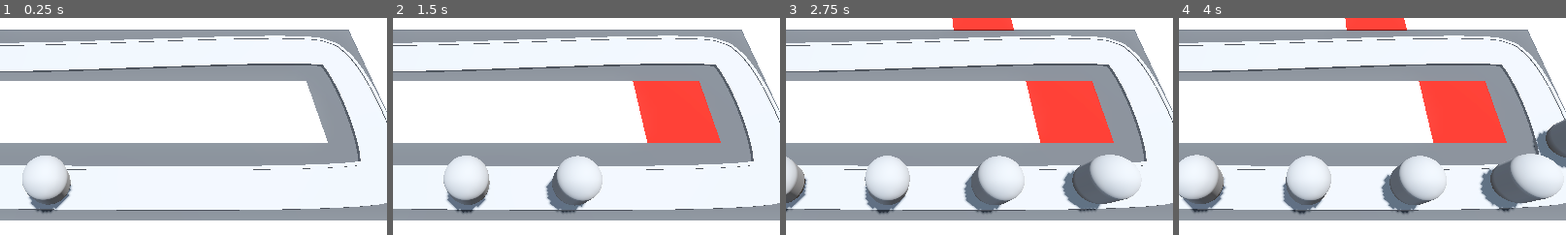
Above: before the commit, frames 1-4 (left to right).
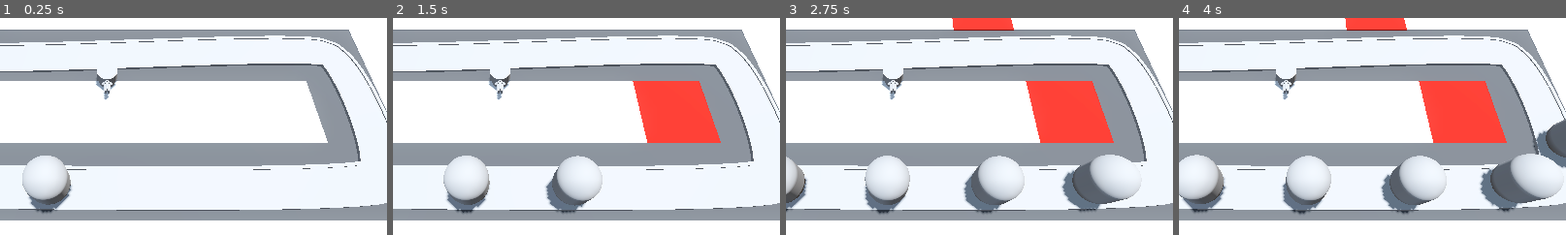
Above: after the commit, the same moments.

Repository: FabioAVSilva/Barbarian-Blaster
Game: Godot game, scene res://BaseLevel.tscn
Two runs of this game, one before a commit and one after it. Both use one fixed random seed, a clock stepped at 60 frames per second and the inputs below.
Inputs (mouse positions are % of the whole screen's width and height, from its top left):
- Up to frame 1 (0.25 s): no input
- Up to frame 2 (1.5 s): move the mouse to (72, 45) at 0.52 s; press the mouse at (72, 45) at 0.53 s; move the mouse to (30, 55) at 1.27 s; release the mouse at (30, 55) at 1.28 s; click (30, 55) at 1.35 s
- Up to frame 3 (2.75 s): move the mouse to (60, 28) at 2.02 s; press the mouse at (60, 28) at 2.03 s
- Up to frame 4 (4 s): move the mouse to (45, 70) at 2.77 s; release the mouse at (45, 70) at 2.78 s; click (45, 70) at 2.85 s; move the mouse to (80, 65) at 3.52 s; press the mouse at (80, 65) at 3.53 s
The pictures show only the part of the screen within x 36-86%, y 26-76%; the shares and areas given below are measured in that part.

The runs differ from the first frame. In frame 1, 0.5% of the frame differs, in the area x 24-31%, y 23-38%; in frame 2, 0.5%; in frame 3, 0.5%; in frame 4, 0.5%.

Commit message:
Created turret scene
-Created turret using MeshInstance3D nodes
-Added a turret manager to the base level that instantiates a single turret on start

Diff:
--- a/BaseLevel.tscn
+++ b/BaseLevel.tscn
@@ -1,9 +1,11 @@
-[gd_scene load_steps=10 format=3 uid="uid://dxg7kq1nikc3v"]
+[gd_scene load_steps=12 format=3 uid="uid://dxg7kq1nikc3v"]
 
 [ext_resource type="PackedScene" uid="uid://c1b3pqrp0rf8u" path="res://RayPickerCamera/ray_picker_camera.tscn" id="1_knq2t"]
 [ext_resource type="MeshLibrary" uid="uid://cw1t1b8ikxqja" path="res://MeshLibraries/SpaceLibrary.tres" id="1_lvb7b"]
 [ext_resource type="PackedScene" uid="uid://cl6x2roqpx5st" path="res://Enemy/enemy.tscn" id="2_5x8ra"]
 [ext_resource type="PackedScene" uid="uid://stafny5k8dbo" path="res://Base/base.tscn" id="3_o2j4u"]
+[ext_resource type="Script" uid="uid://25dpid0jw2bk" path="res://turret_manager.gd" id="5_cwwxe"]
+[ext_resource type="PackedScene" uid="uid://edp7mwao1kjr" path="res://Turret/turret.tscn" id="6_ufkdr"]
 
 [sub_resource type="ProceduralSkyMaterial" id="ProceduralSkyMaterial_dq0bh"]
 sky_horizon_color = Color(0.662243, 0.671743, 0.686743, 1)
@@ -120,3 +122,7 @@
 
 [node name="Base" parent="." instance=ExtResource("3_o2j4u")]
 transform = Transform3D(1, 0, 0, 0, 1, 0, 0, 0, 1, -10, 2, -6)
+
+[node name="TurretManager" type="Node3D" parent="."]
+script = ExtResource("5_cwwxe")
+turret = ExtResource("6_ufkdr")
--- /dev/null
+++ b/Turret/turret.tscn
@@ -0,0 +1,61 @@
+[gd_scene load_steps=6 format=3 uid="uid://edp7mwao1kjr"]
+
+[sub_resource type="CylinderMesh" id="CylinderMesh_cb20n"]
+height = 1.0
+
+[sub_resource type="CylinderMesh" id="CylinderMesh_5kpma"]
+top_radius = 0.6
+bottom_radius = 0.6
+height = 0.6
+
+[sub_resource type="CylinderMesh" id="CylinderMesh_djkev"]
+top_radius = 0.08
+bottom_radius = 0.08
+height = 0.75
+
+[sub_resource type="CylinderMesh" id="CylinderMesh_ttsi1"]
+top_radius = 0.1
+bottom_radius = 0.1
+height = 0.05
+
+[sub_resource type="PrismMesh" id="PrismMesh_r754r"]
+size = Vector3(0.6, 0.45, 0.6)
+
+[node name="Turret" type="Node3D"]
+
+[node name="TurretBase" type="MeshInstance3D" parent="."]
+transform = Transform3D(1, 0, 0, 0, 1, 0, 0, 0, 1, 0, 0.5, 0)
+mesh = SubResource("CylinderMesh_cb20n")
+
+[node name="TurretTop" type="MeshInstance3D" parent="TurretBase"]
+transform = Transform3D(1, 0, 0, 0, 1, 0, 0, 0, 1, 0, 0.3, 0)
+mesh = SubResource("CylinderMesh_5kpma")
+skeleton = NodePath("../..")
+
+[node name="TurretBarrel" type="MeshInstance3D" parent="TurretBase/TurretTop"]
+transform = Transform3D(1, 0, 0, 0, -4.37114e-08, -1, 0, 1, -4.37114e-08, -0.1, -0.1, 0.85)
+mesh = SubResource("CylinderMesh_djkev")
+
+[node name="TurretBarrelRing" type="MeshInstance3D" parent="TurretBase/TurretTop/TurretBarrel"]
+transform = Transform3D(1, 0, 0, 0, 1, 0, 0, 0, 1, 0, 0.305, 0)
+mesh = SubResource("CylinderMesh_ttsi1")
+
+[node name="TurretBarrel2" type="MeshInstance3D" parent="TurretBase/TurretTop"]
+transform = Transform3D(1, 0, 0, 0, -4.37114e-08, -1, 0, 1, -4.37114e-08, 0.1, -0.1, 0.85)
+mesh = SubResource("CylinderMesh_djkev")
+
+[node name="TurretBarrelRing" type="MeshInstance3D" parent="TurretBase/TurretTop/TurretBarrel2"]
+transform = Transform3D(1, 0, 0, 0, 1, 0, 0, 0, 1, 0, 0.305, 0)
+mesh = SubResource("CylinderMesh_ttsi1")
+
+[node name="TurretBarrel3" type="MeshInstance3D" parent="TurretBase/TurretTop"]
+transform = Transform3D(1, 0, 0, 0, -4.37114e-08, -1, 0, 1, -4.37114e-08, 0, 0.1, 0.85)
+mesh = SubResource("CylinderMesh_djkev")
+
+[node name="TurretBarrelRing" type="MeshInstance3D" parent="TurretBase/TurretTop/TurretBarrel3"]
+transform = Transform3D(1, 0, 0, 0, 1, 0, 0, 0, 1, 0, 0.305, 0)
+mesh = SubResource("CylinderMesh_ttsi1")
+
+[node name="MeshInstance3D" type="MeshInstance3D" parent="TurretBase/TurretTop"]
+transform = Transform3D(1, 0, 0, 0, 1, 0, 0, 0, 1, 0, 0.04, 0.4)
+mesh = SubResource("PrismMesh_r754r")
--- /dev/null
+++ b/turret_manager.gd
@@ -0,0 +1,8 @@
+extends Node3D
+
+@export var turret: PackedScene
+
+# Called when the node enters the scene tree for the first time.
+func _ready() -> void:
+	var new_turret = turret.instantiate()
+	add_child(new_turret)
Not shown, added: turret_manager.gd.uid
